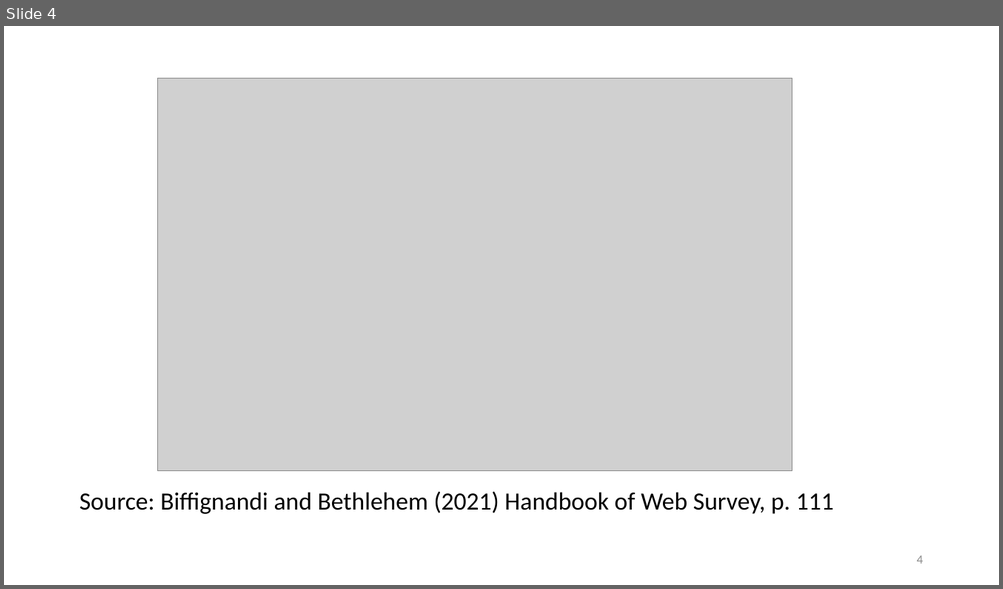
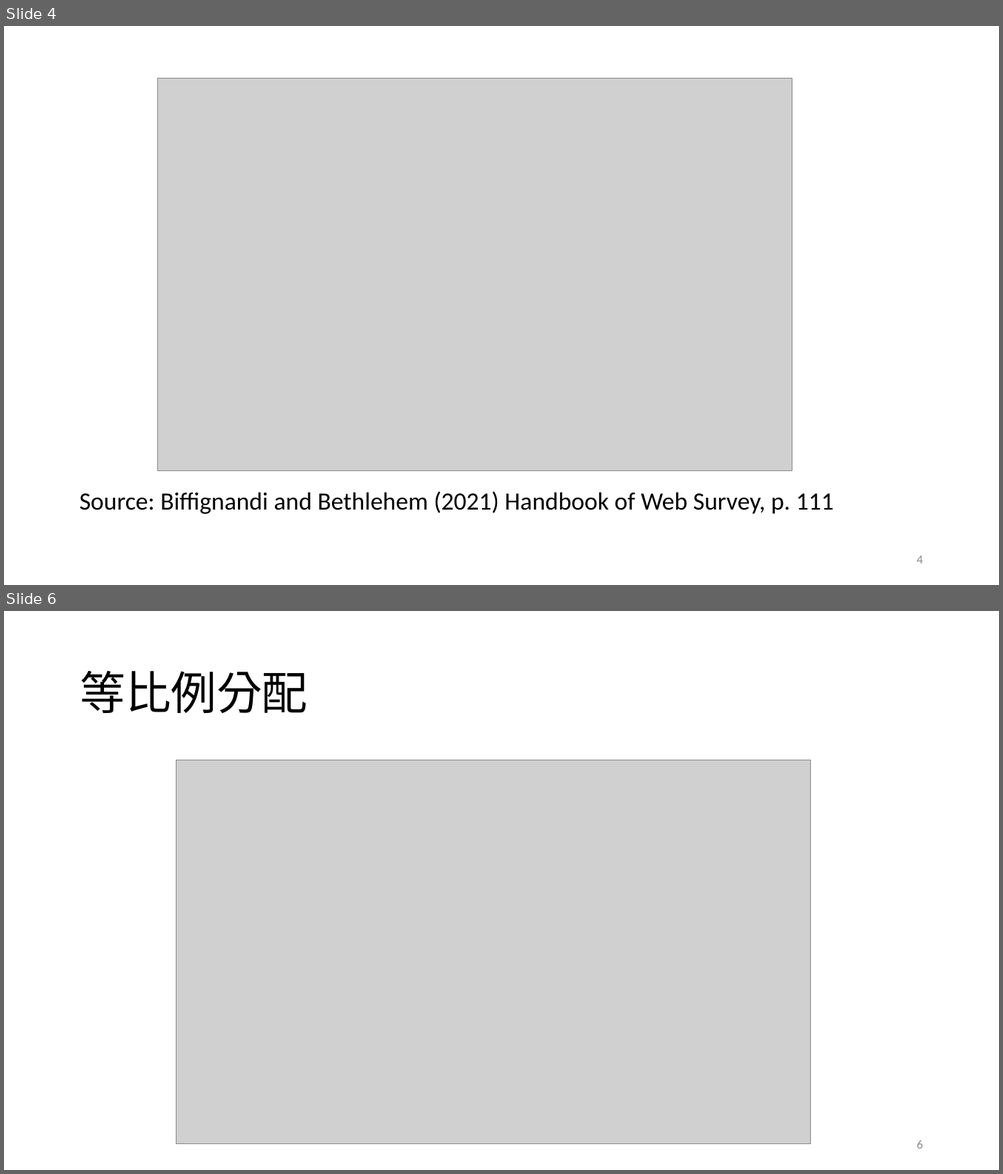
Before and after one commit to TsaiChiahung/PublicOpinion2026, a slide deck: 投影片/民意與調查Week5.pptx. Shown one above the other, each under a label of ours: slide 4 before the commit, slides 4 and 6 after it; the slides between them are not shown. The pictures are 1003x589 and 1003x1174 pixels, drawn with LibreOffice and Linux fonts; fonts in the diff are those of the drawing; grey boxes stand for pictures. Boxes give left, top, right and bottom in pixels: in the first picture for what was removed or moved away, otherwise in the second. Text is boxed around its words. In the diff, an @@ line names an element or a change of style, - is before the commit and + after.

```diff
--- a/投影片/民意與調查Week5.pptx
+++ b/投影片/民意與調查Week5.pptx
@@ slide 6 added at bbox=[4, 611, 999, 1170], background #FFFFFF @@
@@ title added at bbox=[79, 671, 307, 713], 44 pt, text #000000 @@
+等比例分配
@@ picture added at bbox=[176, 760, 811, 1145] @@
@@ page number added at bbox=[916, 1141, 922, 1149], 12 pt, text #8C8C8C @@
+6
```
Also in this commit, not shown: 2 slides changed, 5 other slides added.
